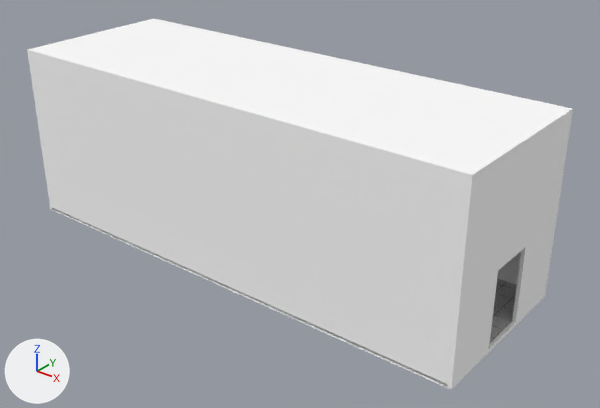
Renders of the OBJ model Site-13-V2/Assets/SCPAssets/Models/Constructions/Site-13/Zone0/Hallways/Hallway-01.obj from each side of a commit.
One viewpoint serves both versions: a camera (50 mm lens) standing at (14.56, -16.93, 12.22) and looking at (0.92, 0.13, 1.64). Arrows for +X, +Y and +Z are at lower left; the lights stay in place. Where no turn or scale is listed for an object, it has been applied to the vertices.

The scene before the commit, as lines of its bpy script (objects in view):
```python
me_hallway_01 = bpy.data.meshes.new('Hallway-01')
me_hallway_01.from_pydata(...)  # 168 vertices, 321 faces; spans x -7.6..7.6, y -2.6..2.6, z -0.1..5.4
# faces by material slot: [77, 3, 3, 238]
me_hallway_01.materials.append(mat_concrete025_003)  # its picture is missing
me_hallway_01.materials.append(mat_sheetmetal002)
me_hallway_01.materials.append(mat_floor)  # its picture is missing
me_hallway_01.materials.append(mat_concrete025_002)  # its picture is missing
ob_hallway_01 = bpy.data.objects.new('Hallway-01', me_hallway_01)
ob_hallway_01.location = (0.0, 0.0, 0.0)
```
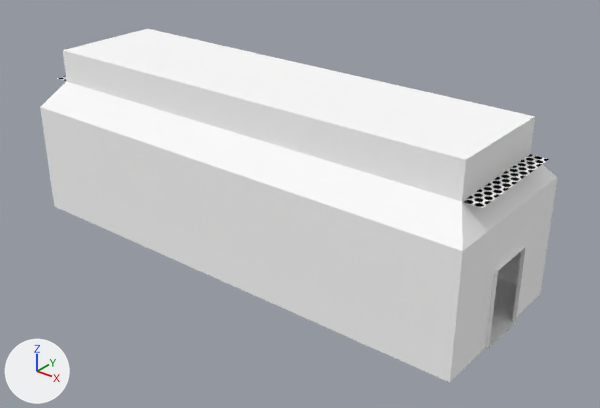
Changed parts and their boxes [x1, y1, x2, y2] in the pictures (600 x 408 px):
'Hallway-01', reshaped: before [27, 19, 573, 390]; after [40, 29, 557, 382]
part 1 of me_hallway_01, cut back: before [27, 19, 573, 390]; after [40, 107, 557, 382]

Diff of the bpy script that builds the scene:
```diff
--- a/Site-13-V2/Assets/SCPAssets/Models/Constructions/Site-13/Zone0/Hallways/Hallway-01.obj.py
+++ b/Site-13-V2/Assets/SCPAssets/Models/Constructions/Site-13/Zone0/Hallways/Hallway-01.obj.py
@@ me_hallway_01 @@
 # used by ob_hallway_01; location = (0.0, 0.0, 0.0)
-me_hallway_01.from_pydata(...)  # 168 vertices, 321 faces; spans x -7.6..7.6, y -2.6..2.6, z -0.1..5.4
+me_hallway_01.from_pydata(...)  # 48 vertices, 62 faces; spans x -7.6..7.6, y -2.5..2.5, z 0.0..5.3
+# me_hallway_01 part 1
+# 120 vertices are removed from x -7.6..7.6, y -2.6..2.6, z -0.1..5.4
+# 277 faces are deleted
+# 18 new faces join them, mat_concrete025_003 (its picture is missing)
 me_hallway_01.materials.append(mat_concrete025_003)
```
